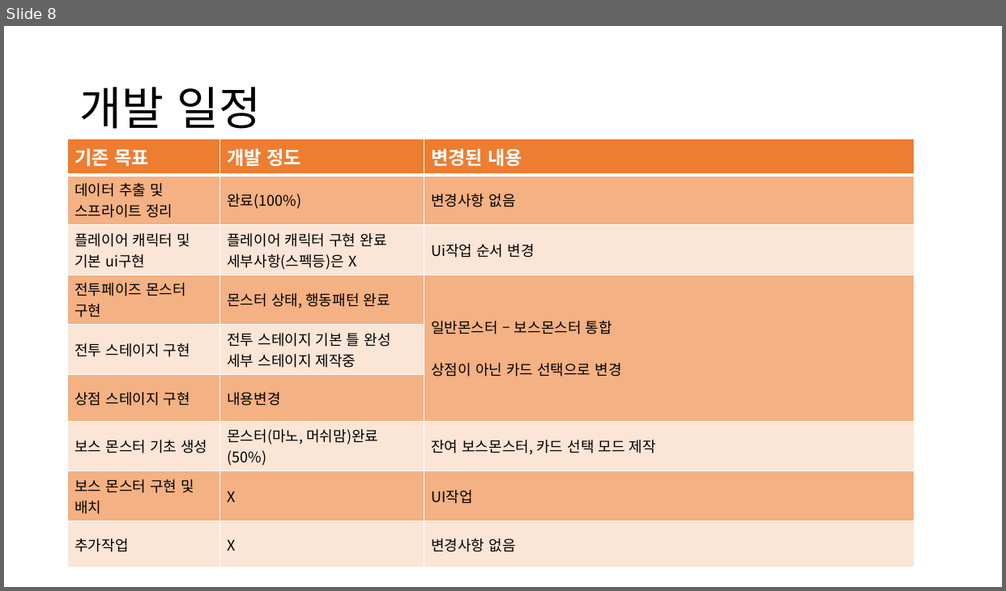
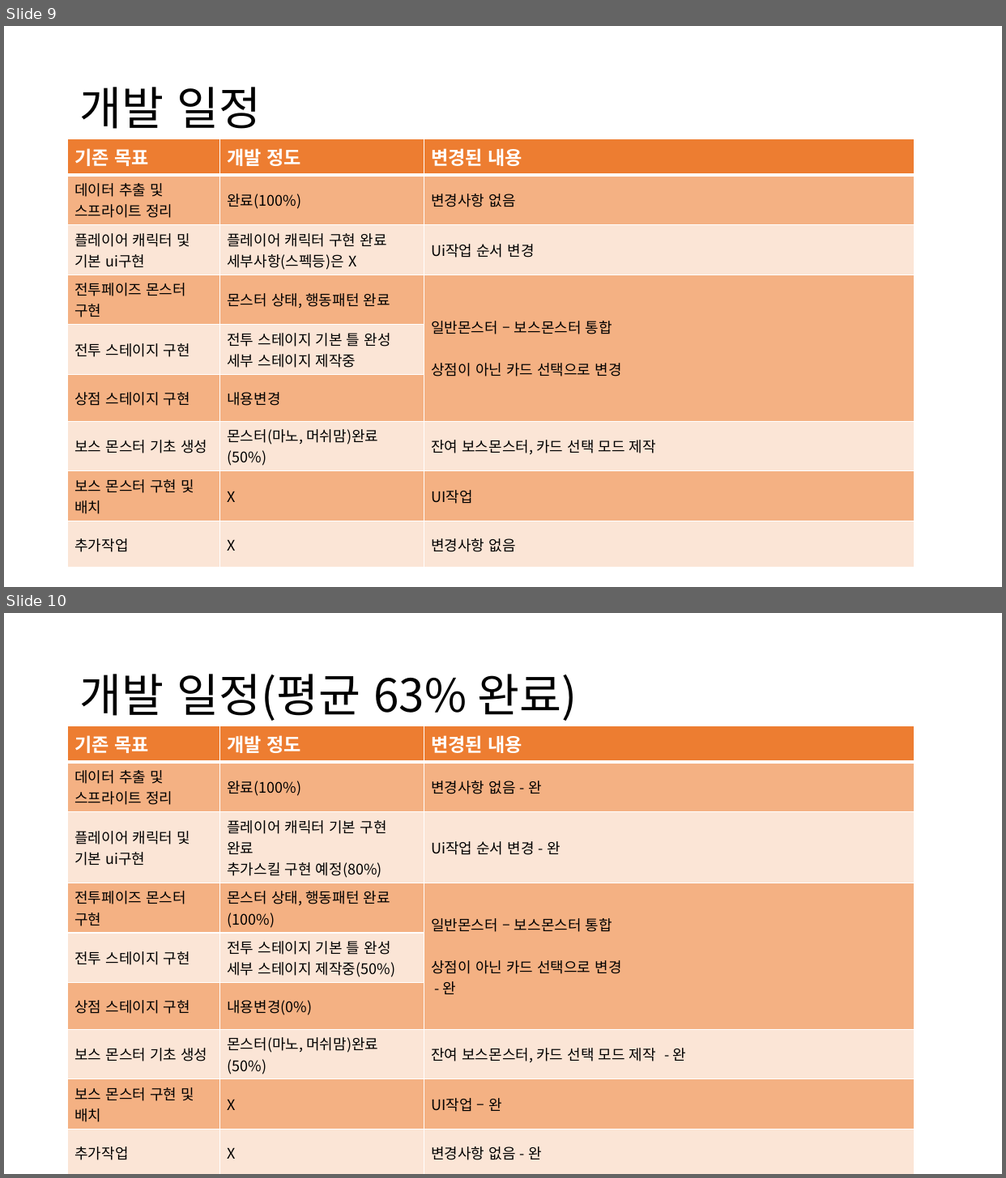
Before and after one commit to popopocorn/2021180001_2DGP_termproject, a slide deck: 2021180001_middle_ppt.pptx. Shown one above the other, each under a label of ours: slide 8 before the commit, slides 9 and 10 after it. The pictures are 1006x591 and 1006x1178 pixels, drawn with LibreOffice and Linux fonts; fonts in the diff are those of the drawing. Boxes give left, top, right and bottom in pixels: in the first picture for what was removed or moved away, otherwise in the second. Text is boxed around its words. In the diff, an @@ line names an element or a change of style, - is before the commit and + after.

```diff
--- a/2021180001_middle_ppt.pptx
+++ b/2021180001_middle_ppt.pptx
@@ slide 10 added at box(4, 613, 1002, 1174), background #FFFFFF @@
@@ title added at box(80, 674, 577, 721), 44 pt, text #000000 @@
+개발 일정(평균 63% 완료)
@@ table added at box(68, 726, 916, 1164), 9 rows, 3 columns @@
+기존 목표 | 개발 정도 | 변경된 내용
+데이터 추출 및 스프라이트 정리 | 완료(100%) | 변경사항 없음 - 완
+플레이어 캐릭터 및 기본 ui구현 | 플레이어 캐릭터 기본 구현 완료 / 추가스킬 구현 예정(80%) | Ui작업 순서 변경 - 완
+전투페이즈 몬스터 구현 | 몬스터 상태, 행동패턴 완료(100%) | 일반몬스터 – 보스몬스터 통합 / 상점이 아닌 카드 선택으로 변경 / - 완
+전투 스테이지 구현 | 전투 스테이지 기본 틀 완성 / 세부 스테이지 제작중(50%) | 
+상점 스테이지 구현 | 내용변경(0%) | 
+보스 몬스터 기초 생성 | 몬스터(마노, 머쉬맘)완료(50%) | 잔여 보스몬스터, 카드 선택 모드 제작 - 완
+보스 몬스터 구현 및 배치 | X | UI작업 – 완
+추가작업 | X | 변경사항 없음 - 완
@@ what was slide 8 is now slide 9 @@
```
Also in this commit, not shown: 3 other slides added.
